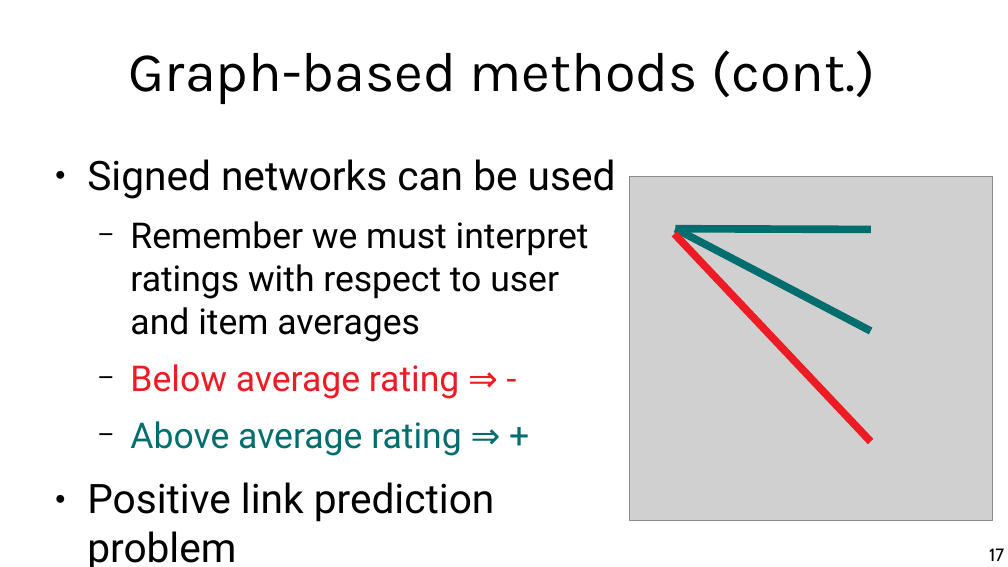
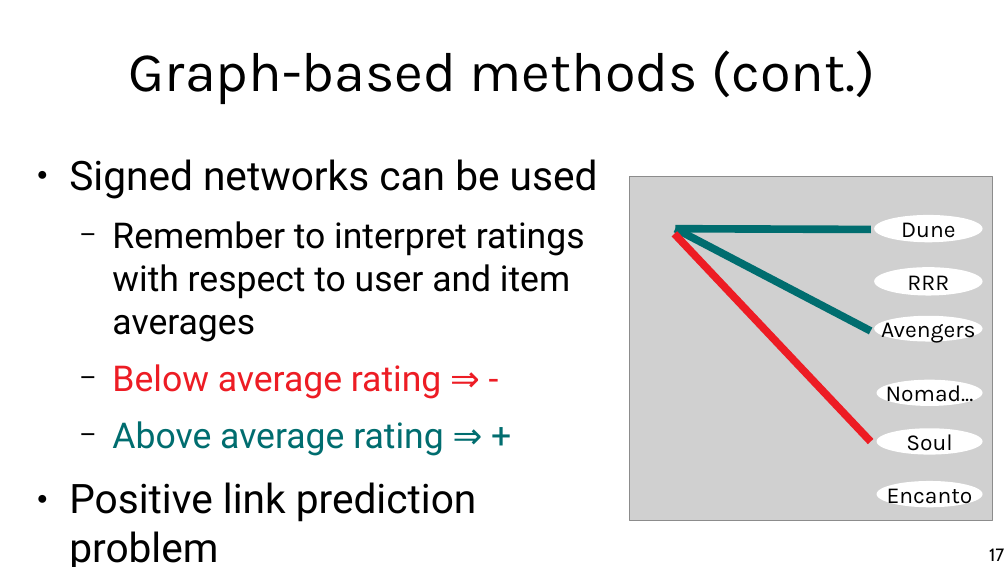
Before and after one commit to chatox/data-mining-course, a slide deck: slide 17 of theory/odp/tt17_interaction_based_recommenders.odp. Drawn at 1008x567 pixels with LibreOffice and Linux fonts; fonts in the diff are those of the drawing; grey boxes stand for pictures. Boxes give left, top, right and bottom in pixels: in the first picture for what was removed or moved away, otherwise in the second. Text is boxed around its words. In the diff, an @@ line names an element or a change of style, - is before the commit and + after.

```diff
--- a/theory/odp/tt17_interaction_based_recommenders.odp
+++ b/theory/odp/tt17_interaction_based_recommenders.odp
@@ text "Signed networks can be used": place and size @@
-text "Signed networks can be used" at (87, 159, 616, 567)
+text "Signed networks can be used" at (69, 159, 598, 567)
@@ text at (112, 221, 585, 342): text changed @@
-  − Remember we must interpret ratings with respect to user and item averages
+  − Remember to interpret ratings with respect to user and item averages
@@ ellipse added at (874, 215, 983, 242), fill #FFFFFF, 18 pt, text #000000 @@
+Dune
@@ ellipse added at (874, 267, 983, 295), fill #FFFFFF, 18 pt, text #000000 @@
+RRR
@@ ellipse added at (874, 316, 983, 341), fill #FFFFFF, 18 pt, text #000000 @@
+Avengers
@@ ellipse added at (877, 380, 983, 406), fill #FFFFFF, 18 pt, text #000000 @@
+Nomad...
@@ ellipse added at (877, 428, 983, 455), fill #FFFFFF, 18 pt, text #000000 @@
+Soul
@@ ellipse added at (877, 481, 983, 508), fill #FFFFFF, 18 pt, text #000000 @@
+Encanto
```
Also in this commit, not shown: 12 other slides changed, 4 other files.
